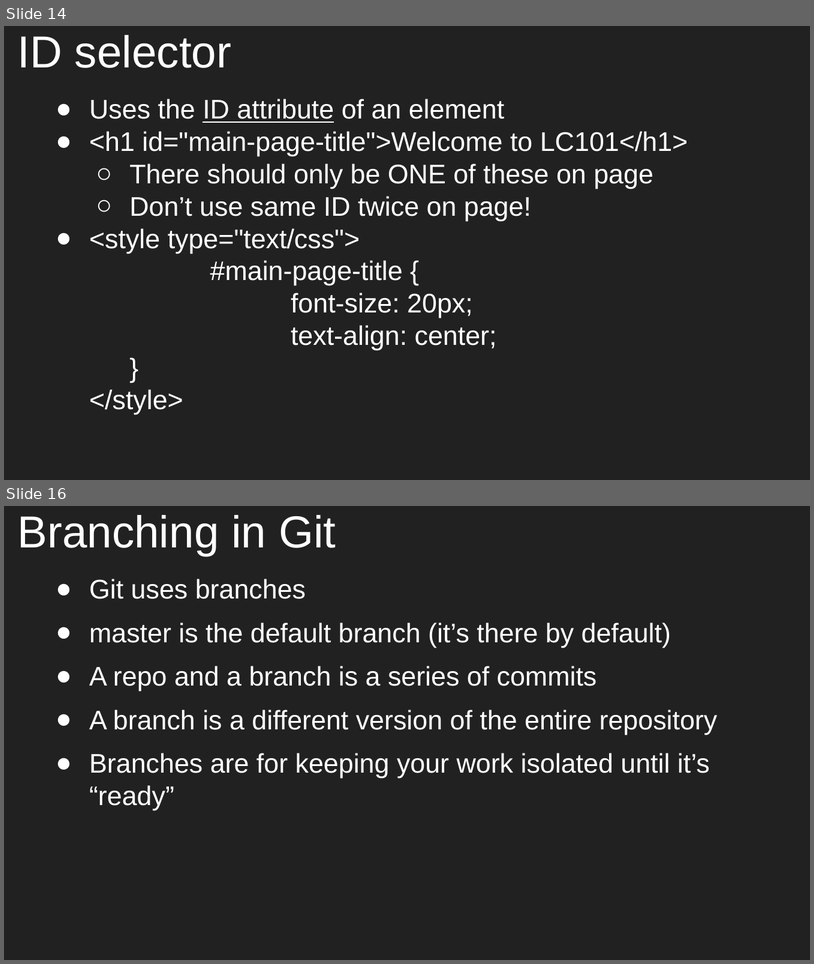
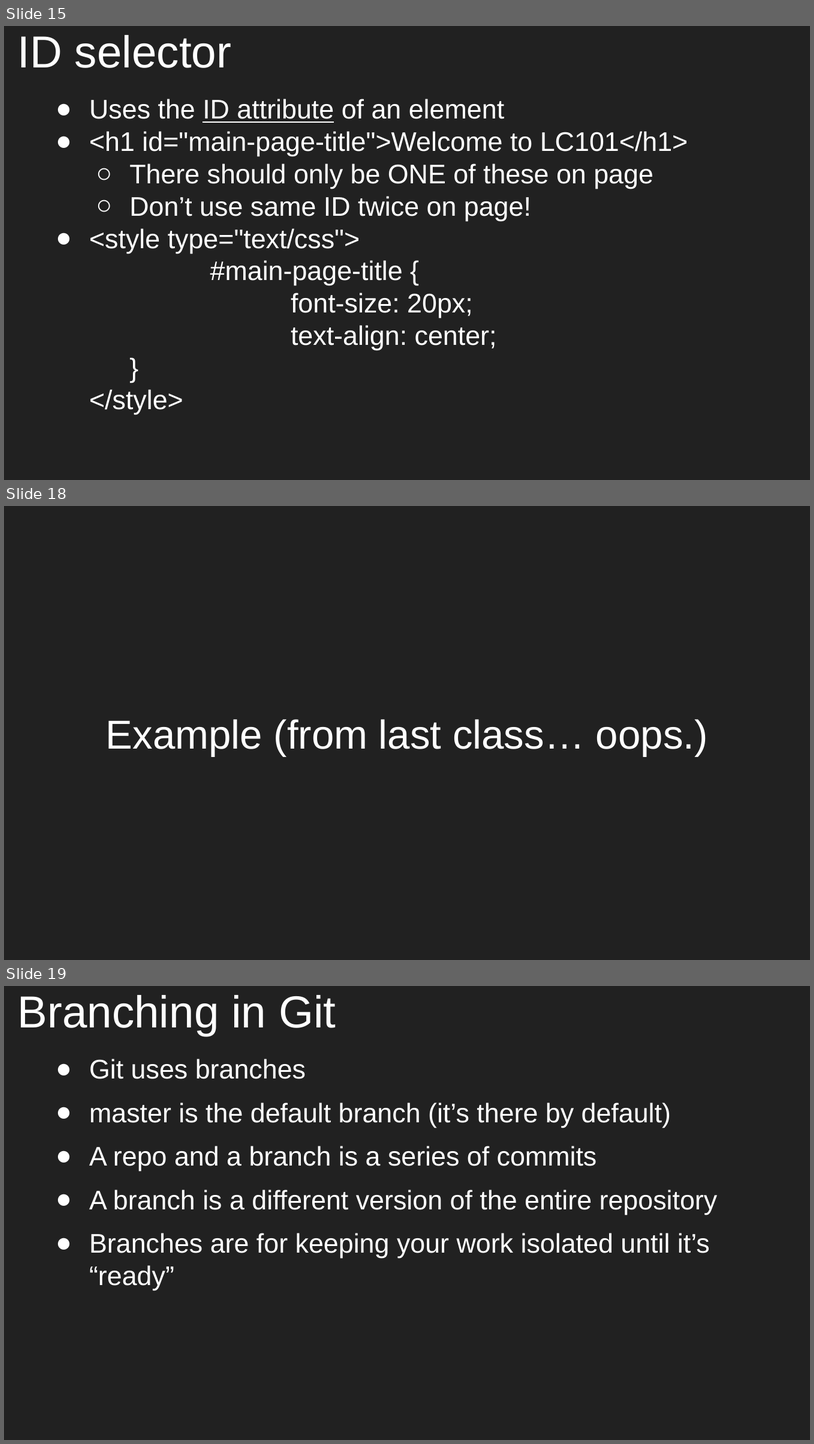
Before and after one commit to aleesham/lc101-unit2, a slide deck: slides/Unit 2 - LC 101 - Class 2.pptx. Shown one above the other, each under a label of ours: slides 14 and 16 before the commit, slides 15, 18 and 19 after it; the slides between them are not shown. The pictures are 814x964 and 814x1444 pixels, drawn with LibreOffice and Linux fonts; fonts in the diff are those of the drawing. Boxes give left, top, right and bottom in pixels: in the first picture for what was removed or moved away, otherwise in the second. Text is boxed around its words. In the diff, an @@ line names an element or a change of style, - is before the commit and + after.

```diff
--- a/slides/Unit 2 - LC 101 - Class 2.pptx
+++ b/slides/Unit 2 - LC 101 - Class 2.pptx
@@ slide 18 added at [4,506,810,960], background #212121 @@
@@ title added at [106,719,708,756], 36 pt, text #FFFFFF @@
+Example (from last class… oops.)
@@ what was slide 14 is now slide 15 @@
@@ what was slide 16 is now slide 19 @@
```
Also in this commit, not shown: 4 slides changed, 3 other slides added, 2 other files.
